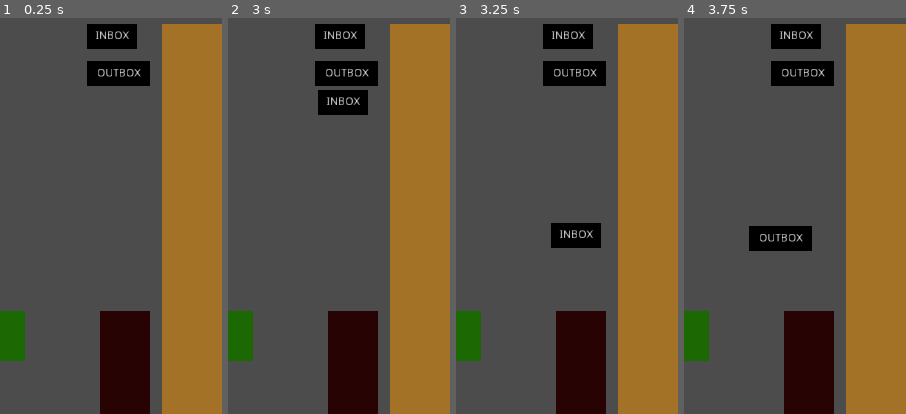
Above: before the commit, frames 1-4 (left to right).
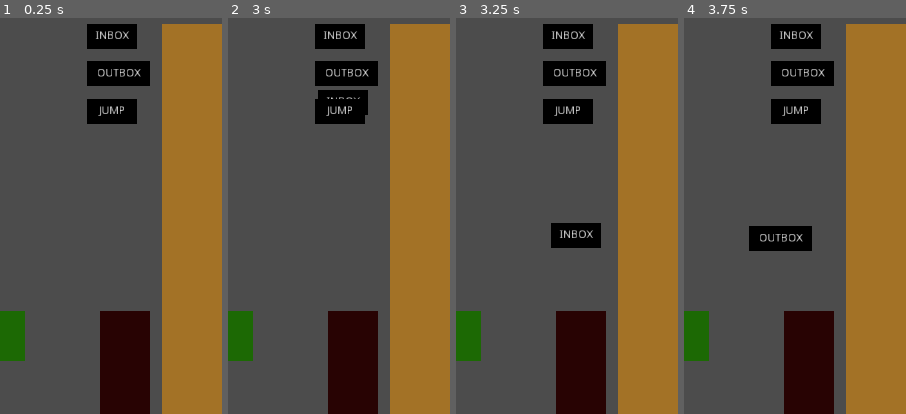
Above: after the commit, the same moments.

Repository: Jev-git/Godot-HumanResourceMachine
Game: Godot game, scene res://Scenes/Room.tscn
Two runs of this game, one before a commit and one after it. Both use one fixed random seed, a clock stepped at 60 frames per second and the inputs below.
Inputs (mouse positions are % of the whole screen's width and height, from its top left):
- Up to frame 1 (0.25 s): no input
- Up to frame 2 (3 s): click "RUN" at 0.5 s; click "RUN" at 1.25 s; click "RUN" at 2 s; tap Enter at 2.75 s; drag from (59, 2) to (61, 27) at 2.77 s
- Up to frame 3 (3.25 s): no input
- Up to frame 4 (3.75 s): drag from (60, 7) to (46, 70) at 3.52 s
The pictures show only the part of the screen within x 34-84%, y 0-50%; the shares and areas given below are measured in that part.

The runs differ from the first frame. In frame 1, 1.4% of the frame differs, in the area x 39-62%, y 20-27%; in frame 2, 0.8%; in frame 3, 1.4%; in frame 4, 1.4%.

Commit message:
+ Add jump node (the visual part)

Diff:
--- a/Scenes/Instructions/Instruction.tscn
+++ b/Scenes/Instructions/Instruction.tscn
@@ -1,10 +1,10 @@
 [gd_scene load_steps=4 format=2]
 
 [ext_resource path="res://icon.png" type="Texture" id=1]
-[ext_resource path="res://Scripts/Instruction.gd" type="Script" id=2]
+[ext_resource path="res://Scripts/Instructions/Instruction.gd" type="Script" id=2]
 
 [sub_resource type="RectangleShape2D" id=1]
-extents = Vector2( 48, 16 )
+extents = Vector2( 32, 16 )
 
 [node name="Instruction" type="Area2D"]
 script = ExtResource( 2 )
--- /dev/null
+++ b/Scenes/Instructions/JumpTarget_Instruction.tscn
@@ -0,0 +1,16 @@
+[gd_scene load_steps=2 format=2]
+
+[ext_resource path="res://Scenes/Instructions/Instruction.tscn" type="PackedScene" id=1]
+
+[node name="JumpTarget_Instruction" instance=ExtResource( 1 )]
+m_iInstructionType = 3
+
+[node name="Sprite" parent="." index="0"]
+scale = Vector2( 1, 0.5 )
+
+[node name="Label" parent="." index="1"]
+margin_right = 64.0
+text = ""
+
+[node name="CollisionShape2D" parent="." index="2"]
+position = Vector2( 32, 16 )
--- /dev/null
+++ b/Scenes/Instructions/Jump_Instruction.tscn
@@ -0,0 +1,17 @@
+[gd_scene load_steps=2 format=2]
+
+[ext_resource path="res://Scenes/Instructions/Instruction.tscn" type="PackedScene" id=1]
+
+[node name="Jump_Instruction" instance=ExtResource( 1 )]
+m_iInstructionType = 2
+m_bHasJumpTarget = true
+
+[node name="Sprite" parent="." index="0"]
+scale = Vector2( 1, 0.5 )
+
+[node name="Label" parent="." index="1"]
+margin_right = 64.0
+text = "JUMP"
+
+[node name="CollisionShape2D" parent="." index="2"]
+position = Vector2( 32, 16 )
--- a/Scenes/Room.tscn
+++ b/Scenes/Room.tscn
@@ -9,6 +9,8 @@
 [ext_resource path="res://Scenes/Box.tscn" type="PackedScene" id=7]
 [ext_resource path="res://Scripts/Verifier.gd" type="Script" id=8]
 [ext_resource path="res://Scripts/RandomSolver.gd" type="Script" id=9]
+[ext_resource path="res://Scenes/SourceInstructions/Jump_SourceInstruction.tscn" type="PackedScene" id=10]
+[ext_resource path="res://Scenes/Instructions/JumpTarget_Instruction.tscn" type="PackedScene" id=11]
 
 [node name="Room" type="Node2D"]
 
@@ -42,6 +44,7 @@
 [node name="SolutionArea" type="Node2D" parent="."]
 position = Vector2( 400, 16 )
 script = ExtResource( 3 )
+m_psJumpTargetInstruction = ExtResource( 11 )
 
 [node name="Sprite" type="Sprite" parent="SolutionArea"]
 modulate = Color( 0.643137, 0.45098, 0.152941, 1 )
@@ -63,6 +66,9 @@
 
 [node name="Outbox_SourceInstruction" parent="SourceInstructions" instance=ExtResource( 1 )]
 position = Vector2( 0, 48 )
+
+[node name="Jump_SourceInstruction" parent="SourceInstructions" instance=ExtResource( 10 )]
+position = Vector2( 0, 96 )
 
 [node name="Floor" type="Node2D" parent="."]
 position = Vector2( 0, 384 )
--- /dev/null
+++ b/Scenes/SourceInstructions/Jump_SourceInstruction.tscn
@@ -0,0 +1,24 @@
+[gd_scene load_steps=3 format=2]
+
+[ext_resource path="res://Scenes/SourceInstructions/SourceInstruction.tscn" type="PackedScene" id=1]
+[ext_resource path="res://Scenes/Instructions/Jump_Instruction.tscn" type="PackedScene" id=2]
+
+[node name="Jump_SourceInstruction" instance=ExtResource( 1 )]
+m_psInstruction = ExtResource( 2 )
+
+[node name="Sprite" parent="." index="0"]
+scale = Vector2( 1, 0.5 )
+
+[node name="Label" parent="." index="1"]
+margin_right = 64.0
+text = "JUMP"
+
+[node name="CollisionShape2D" parent="." index="2"]
+position = Vector2( 32, 16 )
+
+[node name="Sprite" parent="Preview" index="0"]
+scale = Vector2( 1, 0.5 )
+
+[node name="Label" parent="Preview" index="1"]
+margin_right = 64.0
+text = "JUMP"
--- a/Scenes/SourceInstructions/SourceInstruction.tscn
+++ b/Scenes/SourceInstructions/SourceInstruction.tscn
@@ -1,7 +1,7 @@
 [gd_scene load_steps=5 format=2]
 
 [ext_resource path="res://icon.png" type="Texture" id=1]
-[ext_resource path="res://Scripts/SourceInstruction.gd" type="Script" id=2]
+[ext_resource path="res://Scripts/Instructions/SourceInstruction.gd" type="Script" id=2]
 [ext_resource path="res://Scenes/Instructions/Instruction.tscn" type="PackedScene" id=3]
 
 [sub_resource type="RectangleShape2D" id=1]
--- a/Scripts/Instruction.gd
+++ b/Scripts/Instructions/Instruction.gd
@@ -2,6 +2,9 @@
 class_name Instruction
 
 export var m_iInstructionType: int
+export var m_bHasJumpTarget: bool = false
+var m_nJumpSource: Instruction
+var m_nJumpTarget: Instruction
 
 onready var m_bIsDragging: bool = false
 var m_vGrabOffset: Vector2
--- a/Scripts/InstructionType.gd
+++ b/Scripts/Instructions/InstructionType.gd
@@ -2,5 +2,7 @@
 
 enum INSTRUCTION_TYPE {
 	INBOX,
-	OUTBOX
+	OUTBOX,
+	JUMP,
+	JUMP_TARGET
 }
--- a/Scripts/SolutionArea.gd
+++ b/Scripts/SolutionArea.gd
@@ -1,6 +1,8 @@
 extends Node2D
 
+export var m_psJumpTargetInstruction: PackedScene
 export var m_iSpaceBetweenInstructions: int = 48
+export var m_iJumpDisplayLeftMargin: int = -4
 
 onready var m_nSourceInstructions: Node2D = get_parent().get_node("SourceInstructions")
 onready var m_nInstructions: Node2D = $Instructions
@@ -18,7 +20,25 @@
 		nSrcIns.connect("started_dragging", self, "_on_source_instruction_started_dragging")
 		nSrcIns.connect("dropped", self, "_on_source_instruction_dropped")
 
+func _draw():
+	var iJumpInstructionCount = 0
+	for nInstruction in m_nInstructions.get_children():
+		if nInstruction.m_nJumpTarget:
+			iJumpInstructionCount += 1
+			var vSourcePos: Vector2 = nInstruction.position
+			var vTargetPos: Vector2 = nInstruction.m_nJumpTarget.position
+			draw_line(vSourcePos,
+			vSourcePos + Vector2(iJumpInstructionCount * m_iJumpDisplayLeftMargin, 0),
+			Color.blue)
+			draw_line(vSourcePos + Vector2(iJumpInstructionCount * m_iJumpDisplayLeftMargin, 0),
+			vTargetPos + Vector2(iJumpInstructionCount * m_iJumpDisplayLeftMargin, 0),
+			Color.blue)
+			draw_line(vTargetPos,
+			vTargetPos + Vector2(iJumpInstructionCount * m_iJumpDisplayLeftMargin, 0),
+			Color.blue)
+
 func _process(delta):
+	update()
 	if m_rSolutionAreaRect.has_point(get_global_mouse_position()):
 		if m_nDraggingSourceInstruction or m_nDraggingInstruction:
 			for iInstruction in range(m_nInstructions.get_child_count()):
@@ -49,6 +69,10 @@
 		m_nInstructions.add_child(m_nDraggingInstruction)
 		m_nInstructions.move_child(m_nDraggingInstruction, _get_instruction_index_base_on_mouse_pos())
 	else:
+		if m_nDraggingInstruction.m_nJumpSource:
+			m_nDraggingInstruction.m_nJumpSource.queue_free()
+		elif m_nDraggingInstruction.m_nJumpTarget:
+			m_nDraggingInstruction.m_nJumpTarget.queue_free()
 		m_nDraggingInstruction.queue_free()
 	m_nDraggingInstruction = null
 	_rearrange_all_instructions()
@@ -59,6 +83,18 @@
 	nInstruction.connect("dropped", self, "_on_instruction_dropped")
 	m_nInstructions.add_child(nInstruction)
 	m_nInstructions.move_child(nInstruction, _get_instruction_index_base_on_mouse_pos())
+	if nInstruction.m_bHasJumpTarget:
+		_add_jump_instruction_to(nInstruction)
+
+func _add_jump_instruction_to(_nInstruction: Instruction):
+	var nInstruction: Instruction = m_psJumpTargetInstruction.instance()
+	nInstruction.connect("started_dragging", self, "_on_instruction_started_dragging")
+	nInstruction.connect("dropped", self, "_on_instruction_dropped")
+	m_nInstructions.add_child(nInstruction)
+	m_nInstructions.move_child(nInstruction, _get_instruction_index_base_on_mouse_pos())
+
+	_nInstruction.m_nJumpTarget = nInstruction
+	nInstruction.m_nJumpSource = _nInstruction
 
 func _rearrange_all_instructions():
 	for iInstruction in range(m_nInstructions.get_child_count()):
--- a/project.godot
+++ b/project.godot
@@ -17,7 +17,7 @@
 "base": "Area2D",
 "class": "Instruction",
 "language": "GDScript",
-"path": "res://Scripts/Instruction.gd"
+"path": "res://Scripts/Instructions/Instruction.gd"
 }, {
 "base": "Node2D",
 "class": "RandomSolver",
@@ -27,7 +27,7 @@
 "base": "Area2D",
 "class": "SourceInstruction",
 "language": "GDScript",
-"path": "res://Scripts/SourceInstruction.gd"
+"path": "res://Scripts/Instructions/SourceInstruction.gd"
 }, {
 "base": "Node2D",
 "class": "Verifier",
@@ -49,7 +49,7 @@
 
 [autoload]
 
-InstructionType="*res://Scripts/InstructionType.gd"
+InstructionType="*res://Scripts/Instructions/InstructionType.gd"
 NodeUtil="*res://Scripts/NodeUtil.gd"
 
 [display]
Not shown: 1 places in Scenes/Room.tscn that only renumber resources
Renamed: Scripts/SourceInstruction.gd -> Scripts/Instructions/SourceInstruction.gd
